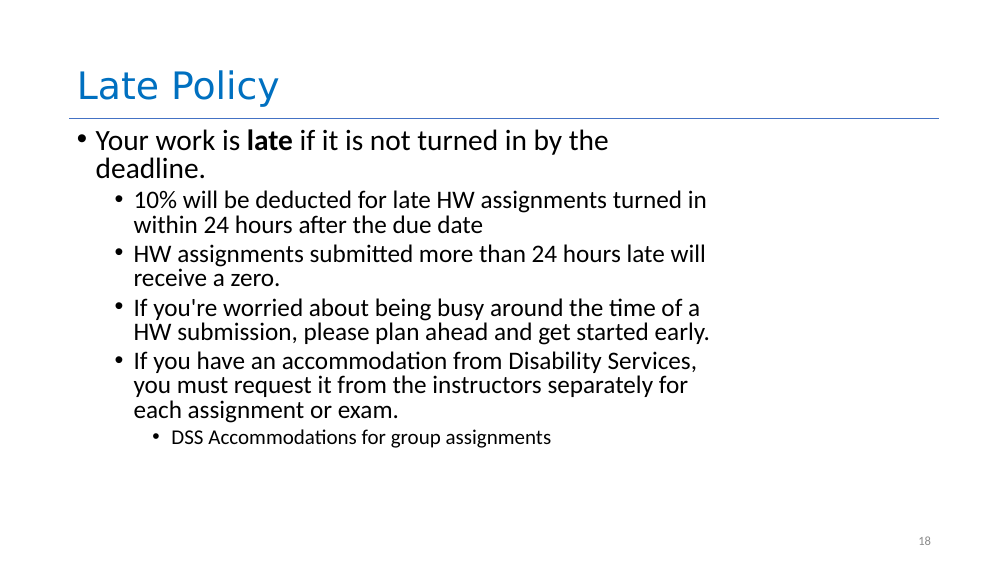
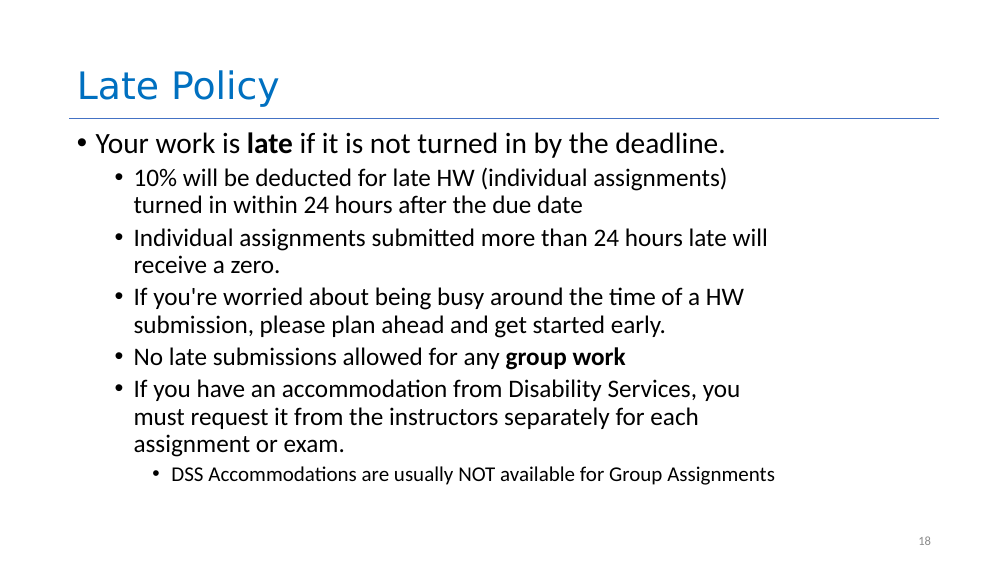
Before and after one commit to neu-se/CS4530-Fall-2022, a slide deck: slide 18 of Slides/Lesson 1.1 Course Introduction.pptx. Drawn at 1008x567 pixels with LibreOffice and Linux fonts; fonts in the diff are those of the drawing. Boxes give left, top, right and bottom in pixels: in the first picture for what was removed or moved away, otherwise in the second. Text is boxed around its words. In the diff, an @@ line names an element or a change of style, - is before the commit and + after.

```diff
--- a/Slides/Lesson 1.1 Course Introduction.pptx
+++ b/Slides/Lesson 1.1 Course Introduction.pptx
@@ text at [96,132,744,457]: line spacing 0.8 to 0.9 @@
@@ text at [134,167,768,273]: text changed @@
-  • 10% will be deducted for late HW assignments turned in within 24 hours after the due date
-  • HW assignments submitted more than 24 hours late will receive a zero.
+  • 10% will be deducted for late HW (individual assignments) turned in within 24 hours after the due date
+  • Individual assignments submitted more than 24 hours late will receive a zero.
@@ text at [134,347,626,370]: paragraph added @@
+  • No late submissions allowed for any group work
@@ text at [171,466,775,485]: text changed @@
-    • DSS Accommodations for group assignments
+    • DSS Accommodations are usually NOT available for Group Assignments
```
Also in this commit, not shown: 6 other slides changed, 2 other files.
